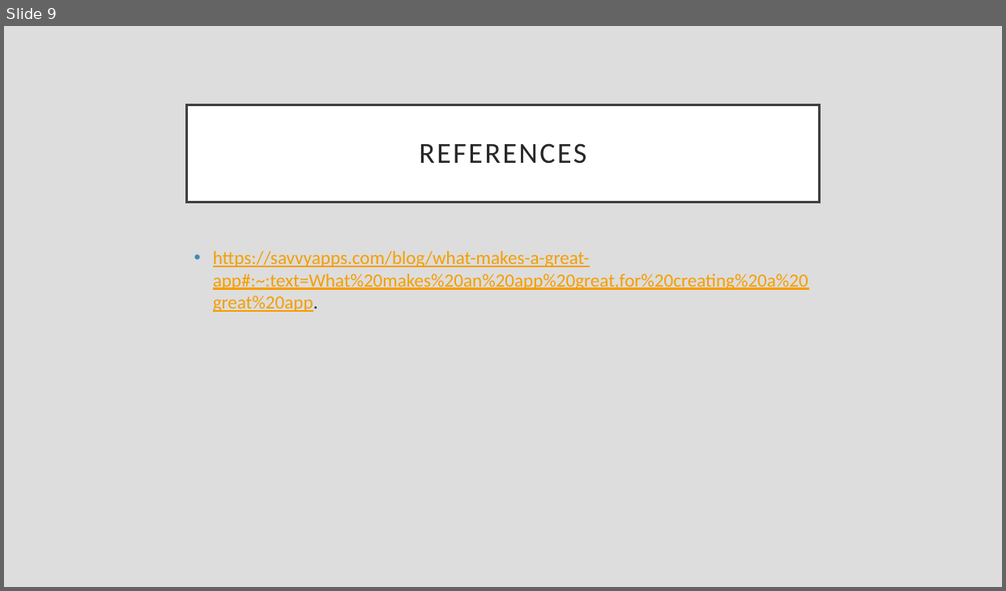
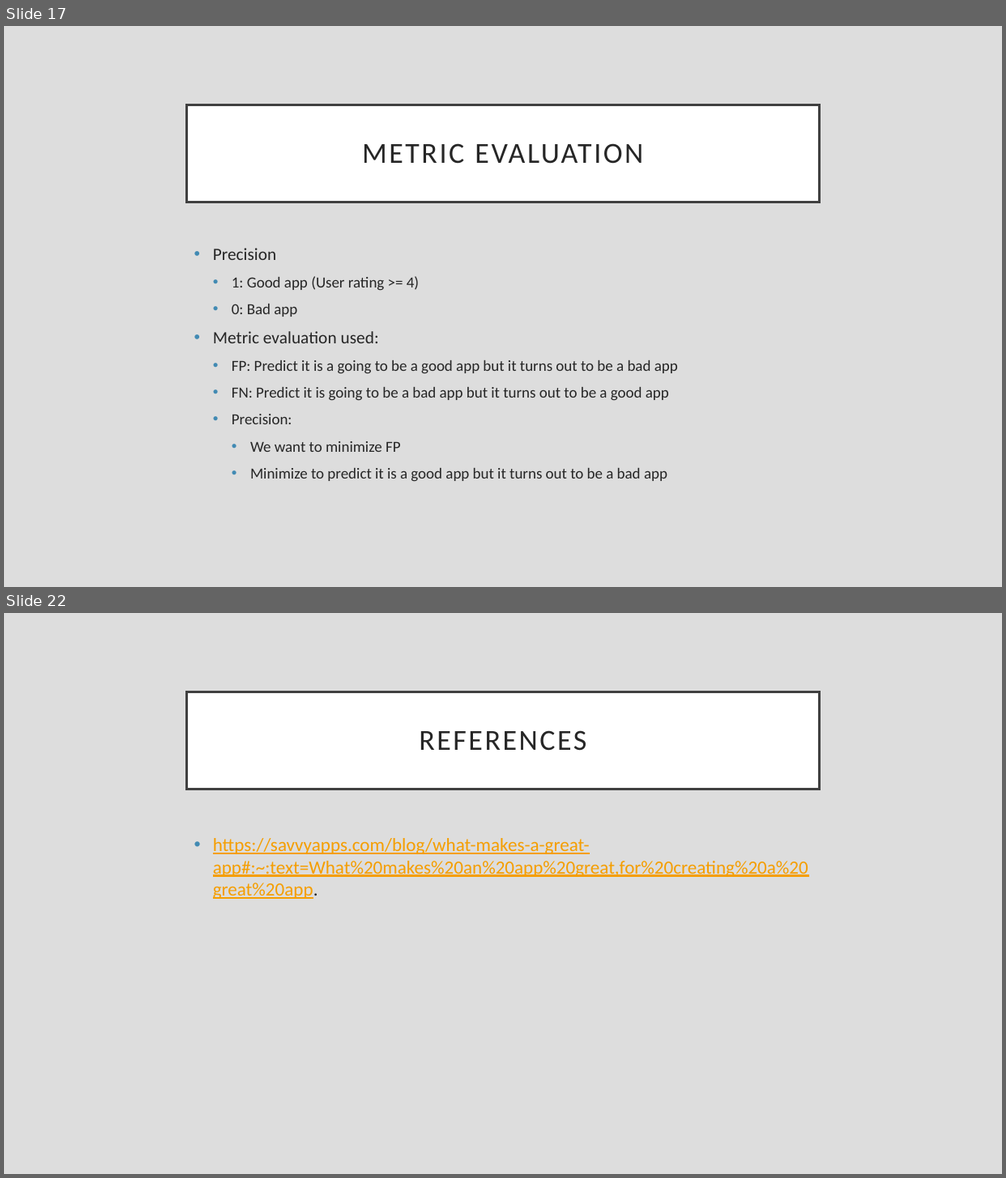
Before and after one commit to farrosmufid/Final_Project_Mobile_App_Store_Farros, a slide deck: Final_Project_ppt_Purwadhika.pptx. Shown one above the other, each under a label of ours: slide 9 before the commit, slides 17 and 22 after it; the slides between them are not shown. The pictures are 1006x591 and 1006x1178 pixels, drawn with LibreOffice and Linux fonts; fonts in the diff are those of the drawing. Boxes give left, top, right and bottom in pixels: in the first picture for what was removed or moved away, otherwise in the second. Text is boxed around its words. In the diff, an @@ line names an element or a change of style, - is before the commit and + after.

```diff
--- a/Final_Project_ppt_Purwadhika.pptx
+++ b/Final_Project_ppt_Purwadhika.pptx
@@ slide 17 added at box(4, 26, 1002, 587), background #DDDDDD @@
@@ title added at box(187, 105, 819, 202), fill #FFFFFF, outline #404040 2.5 pt, 28 pt, text #262626 @@
+METRIC EVALUATION
@@ text added at box(213, 248, 678, 482), 14.8 pt, text #262626 @@
+• Precision
+  • 1: Good app (User rating >= 4)
+  • 0: Bad app
+• Metric evaluation used:
+  • FP: Predict it is a going to be a good app but it turns out to be a bad app
+  • FN: Predict it is going to be a bad app but it turns out to be a good app
+  • Precision:
+    • We want to minimize FP
+    • Minimize to predict it is a good app but it turns out to be a bad app
@@ what was slide 9 is now slide 22 @@
```
Also in this commit, not shown: 6 slides changed, 13 other slides added, 1 slide removed, 8 other files.
